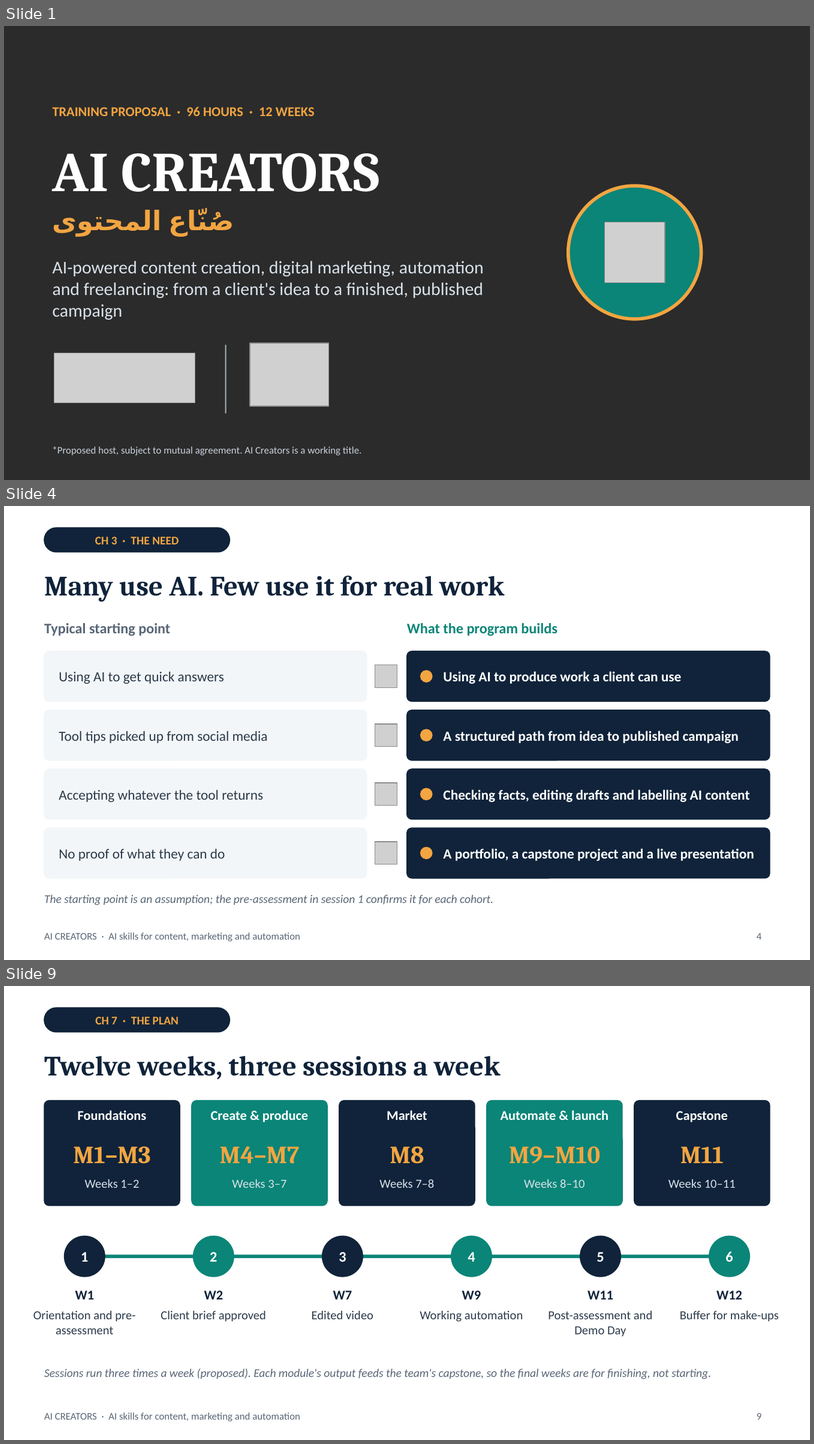
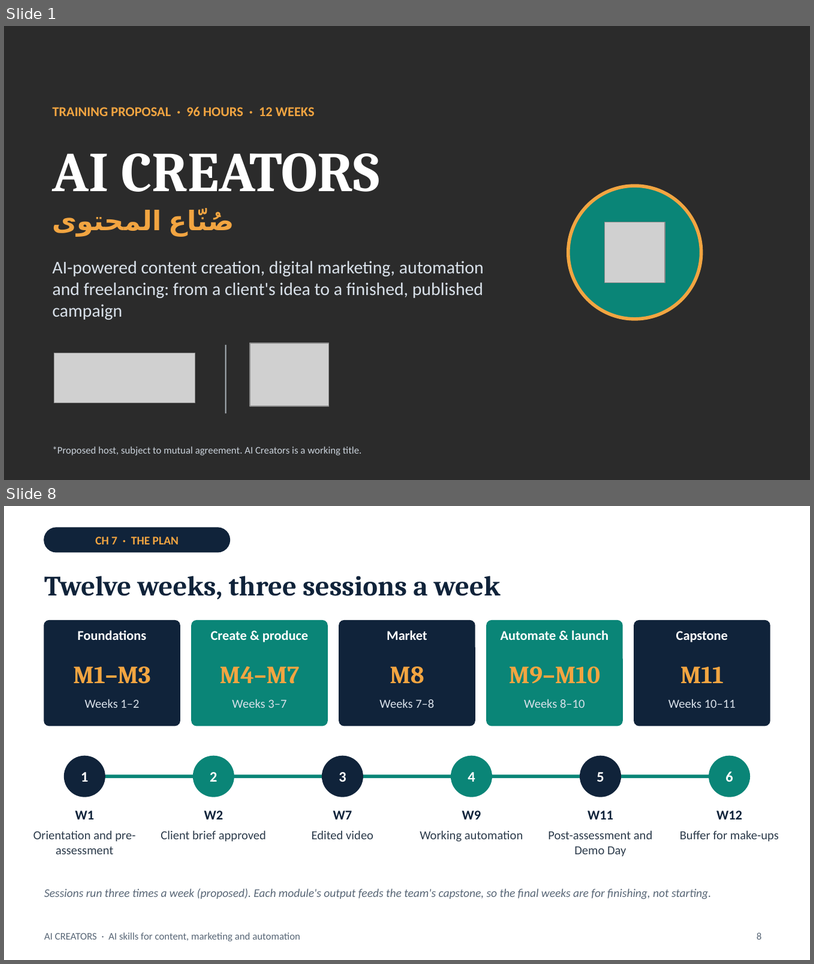
Before and after one commit to Ahmadhj4/Ahmadhj4, a slide deck: training-package/05_HIKAYA_format/AI_Creators_Proposal_EN.pptx. Shown one above the other, each under a label of ours: slides 1, 4 and 9 before the commit, slides 1 and 8 after it; the slides between them are not shown. The pictures are 814x1444 and 814x964 pixels, drawn with LibreOffice and Linux fonts; fonts in the diff are those of the drawing; grey boxes stand for pictures; background and template pictures are left out; a plain dark background stands for a picture behind light text. Boxes give left, top, right and bottom in pixels: in the first picture for what was removed or moved away, otherwise in the second. Text is boxed around its words. In the diff, an @@ line names an element or a change of style, - is before the commit and + after.

```diff
--- a/training-package/05_HIKAYA_format/AI_Creators_Proposal_EN.pptx
+++ b/training-package/05_HIKAYA_format/AI_Creators_Proposal_EN.pptx
@@ slide 4 removed at (4,506,810,960), background #FFFFFF; not listed: 1 template element that a slide beside it also shows @@
@@ rounded rectangle removed at (44,528,230,552) @@
@@ text removed at (95,537,179,544) @@
-CH 3 · THE NEED
@@ text removed at (44,576,504,601) @@
-Many use AI. Few use it for real work
@@ text removed at (44,623,170,636) @@
-Typical starting point
@@ text removed at (407,623,558,636) @@
-What the program builds
@@ rounded rectangle removed at (44,651,367,701) @@
@@ picture removed at (375,665,398,687) @@
@@ rounded rectangle removed at (407,651,770,701) @@
@@ text removed at (59,671,224,684) @@
-Using AI to get quick answers
@@ ellipse removed at (421,670,432,682) @@
@@ text removed at (443,671,682,684) @@
-Using AI to produce work a client can use
@@ rounded rectangle removed at (44,710,367,760) @@
@@ rounded rectangle removed at (407,710,770,760) @@
@@ text removed at (59,730,268,743) @@
-Tool tips picked up from social media
@@ picture removed at (375,724,398,747) @@
@@ ellipse removed at (421,729,432,741) @@
@@ text removed at (443,730,739,743) @@
-A structured path from idea to published campaign
@@ rounded rectangle removed at (44,769,367,819) @@
@@ rounded rectangle removed at (407,769,770,819) @@
@@ text removed at (59,789,263,802) @@
-Accepting whatever the tool returns
@@ picture removed at (375,783,398,805) @@
@@ ellipse removed at (421,788,432,799) @@
@@ text removed at (443,789,750,802) @@
-Checking facts, editing drafts and labelling AI content
@@ rounded rectangle removed at (44,828,367,878) @@
@@ rounded rectangle removed at (407,828,770,878) @@
@@ picture removed at (375,841,398,864) @@
@@ ellipse removed at (421,847,432,858) @@
@@ text removed at (59,848,225,861) @@
-No proof of what they can do
@@ text removed at (443,848,755,861) @@
-A portfolio, a capstone project and a live presentation
@@ text removed at (44,894,494,905) @@
-The starting point is an assumption; the pre-assessment in session 1 confirms it for each cohort.
@@ page number removed at (757,933,762,939) @@
-4
@@ what was slide 9 is now slide 8 @@
@@ page number at (757,932,762,939): text changed @@
-9
+8
```
Also in this commit, not shown: 8 slides changed, 3 slides added, 2 other slides removed, 2 other files.
